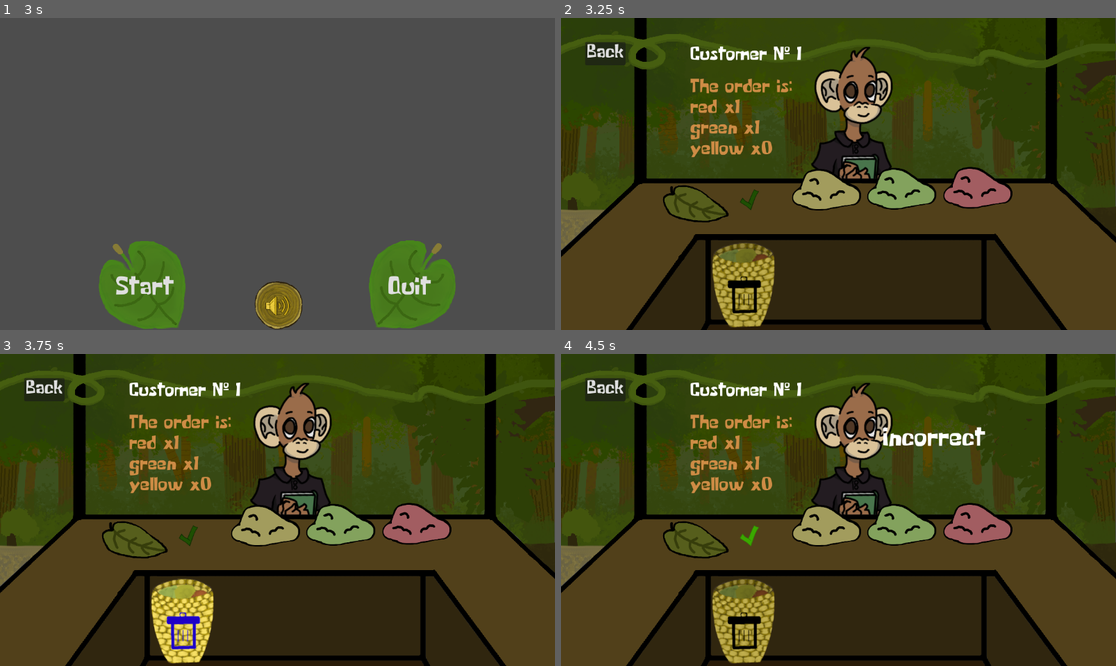
Above: before the commit, frames 1-4 (two rows, left to right).
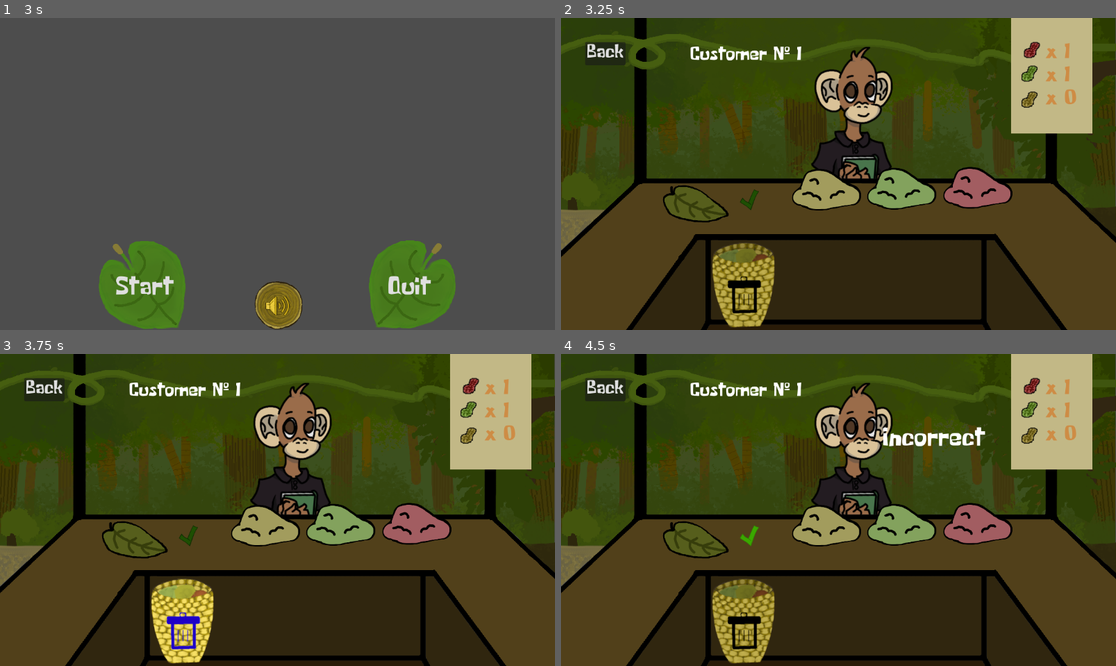
Above: after the commit, the same moments.

Repository: christianklehm/monkey-game
Game: Godot game, scene res://scenes/menu_scene.tscn
The game is run twice, just before and just after one commit, with the same random seed, the same clock (stepped at 60 frames per second) and the same inputs. Sound files missing from this copy of the repository are replaced by a short silence.
Inputs (mouse positions are in pixels of both pictures, inside the frame that each line leads up to):
- Up to frame 1 (3 s): click "Start" at 0.5 s; click "Start" at 1.25 s; click "Start" at 2 s; click (277, 305) at 2.75 s
- Up to frame 2 (3.25 s): no input
- Up to frame 3 (3.75 s): click (183, 622) at 3.5 s
- Up to frame 4 (4.5 s): click (749, 534) at 4.25 s

Frame 1 is identical in both runs. In frame 2, 6.6% of the frame differs, in the area x 23-96%, y 0-45%; in frame 3, 6.6%; in frame 4, 6.6%.

Commit message:
Muted AudioPlayer. Moved order display to order node and implemented visual display.

Diff:
--- a/default_bus_layout.tres
+++ b/default_bus_layout.tres
@@ -1,6 +1,7 @@
 [gd_resource type="AudioBusLayout" format=3 uid="uid://c6vf3uuyj0l"]
 
 [resource]
+bus/0/mute = true
 bus/1/name = &"SFX"
 bus/1/solo = false
 bus/1/mute = false
--- a/scenes/monkey.tscn
+++ b/scenes/monkey.tscn
@@ -1,7 +1,6 @@
-[gd_scene load_steps=6 format=3 uid="uid://cmgtm01kec6tc"]
+[gd_scene load_steps=5 format=3 uid="uid://cmgtm01kec6tc"]
 
 [ext_resource type="Script" uid="uid://djkvshx63v3n5" path="res://scripts/nd_monkey.gd" id="1_rb1f4"]
-[ext_resource type="Theme" uid="uid://8pav1lism70y" path="res://assets/main_theme.tres" id="2_1uot1"]
 [ext_resource type="Texture2D" uid="uid://c6rdhsiorsfsb" path="res://assets/sprites/monkey2.png" id="2_x11h5"]
 [ext_resource type="Texture2D" uid="uid://d1tfjw3e4rga3" path="res://assets/sprites/monkey3.png" id="3_nandu"]
 [ext_resource type="Texture2D" uid="uid://c2d46q6kwrc0r" path="res://assets/sprites/monkey1.png" id="4_irmjr"]
@@ -13,12 +12,4 @@
 texture_mom = ExtResource("3_nandu")
 texture_tourist = ExtResource("4_irmjr")
 
-[node name="monkey_order_display" type="Label" parent="."]
-visible = false
-offset_right = 40.0
-offset_bottom = 23.0
-theme = ExtResource("2_1uot1")
-theme_override_colors/font_color = Color(0.8090343, 0.55057555, 0.27189577, 1)
-theme_override_font_sizes/font_size = 40
-
 [node name="ps_monkey_image" type="Sprite2D" parent="."]
--- a/scenes/order.tscn
+++ b/scenes/order.tscn
@@ -1,7 +1,39 @@
-[gd_scene load_steps=2 format=3 uid="uid://ba7p25qxkh2b1"]
+[gd_scene load_steps=6 format=3 uid="uid://ba7p25qxkh2b1"]
 
 [ext_resource type="Script" uid="uid://c00im53bkdeb0" path="res://scripts/nd_order.gd" id="1_1jo6x"]
+[ext_resource type="Theme" uid="uid://8pav1lism70y" path="res://assets/main_theme.tres" id="2_nramy"]
+[ext_resource type="Texture2D" uid="uid://cur5qg1vk7gde" path="res://assets/sprites/Temp_TinyPinkPeanut.png" id="3_wsyb0"]
+[ext_resource type="Texture2D" uid="uid://blc2q0u133atl" path="res://assets/sprites/Temp_TinyGreenPeanut.png" id="4_wy35d"]
+[ext_resource type="Texture2D" uid="uid://e23mw2b5j1vo" path="res://assets/sprites/Temp_TinyYellowPeanut.png" id="5_82rgs"]
 
 [node name="Order" type="Node2D"]
 z_index = 3
 script = ExtResource("1_1jo6x")
+
+[node name="ColorRect" type="ColorRect" parent="."]
+offset_left = 934.0
+offset_right = 1103.0
+offset_bottom = 240.0
+color = Color(0.7607843, 0.72156864, 0.5254902, 1)
+
+[node name="text_display" type="Label" parent="."]
+offset_right = 40.0
+offset_bottom = 23.0
+theme = ExtResource("2_nramy")
+theme_override_colors/font_color = Color(0.8090343, 0.55057555, 0.27189577, 1)
+theme_override_font_sizes/font_size = 44
+
+[node name="red_peanut" type="Sprite2D" parent="."]
+position = Vector2(979, 68)
+scale = Vector2(1.5, 1.5)
+texture = ExtResource("3_wsyb0")
+
+[node name="green_peanut" type="Sprite2D" parent="."]
+position = Vector2(974, 117)
+scale = Vector2(1.5, 1.5)
+texture = ExtResource("4_wy35d")
+
+[node name="yellow_peanut" type="Sprite2D" parent="."]
+position = Vector2(974, 171)
+scale = Vector2(1.5, 1.5)
+texture = ExtResource("5_82rgs")
--- a/scripts/nd_monkey.gd
+++ b/scripts/nd_monkey.gd
@@ -13,14 +13,9 @@
 	add_child(new_order)
 	order = new_order
 
-func display_order() -> void:
-	$monkey_order_display.text = order.get_text()
-	$monkey_order_display.show()
-	$monkey_order_display.position = Vector2(268, 126)
-
 func display_monkey() -> void:
 	$ps_monkey_image.position = Vector2(586, 300)
-	display_order() #Currently, only calls display order
+	order.display_text() #Currently, only calls display order
 					#but more features added here later.
 
 func hide_monkey() -> void:
--- a/scripts/nd_order.gd
+++ b/scripts/nd_order.gd
@@ -1,6 +1,7 @@
 extends Node2D
 
 var line_items: Dictionary
+@onready var display = $text_display
 
 func _ready() -> void:
 	name = "Active Order"
@@ -12,8 +13,14 @@
 		"yellow": randi_range(0,2),
 	}
 
+func display_text() -> void:
+	display.text = get_text()
+	display.position = Vector2(1005, 52)
+	display.show()
+
 func get_text() -> String:
-	var order_text = "The order is:\n"
-	for item in line_items:
-		order_text += item + " x" + str(line_items[item]) + "\n"
+	var order_text = ""
+	for item in ["red", "green", "yellow"]:
+		order_text += "× " + str(line_items[item]) + "\n"
+		print(order_text)
 	return order_text
